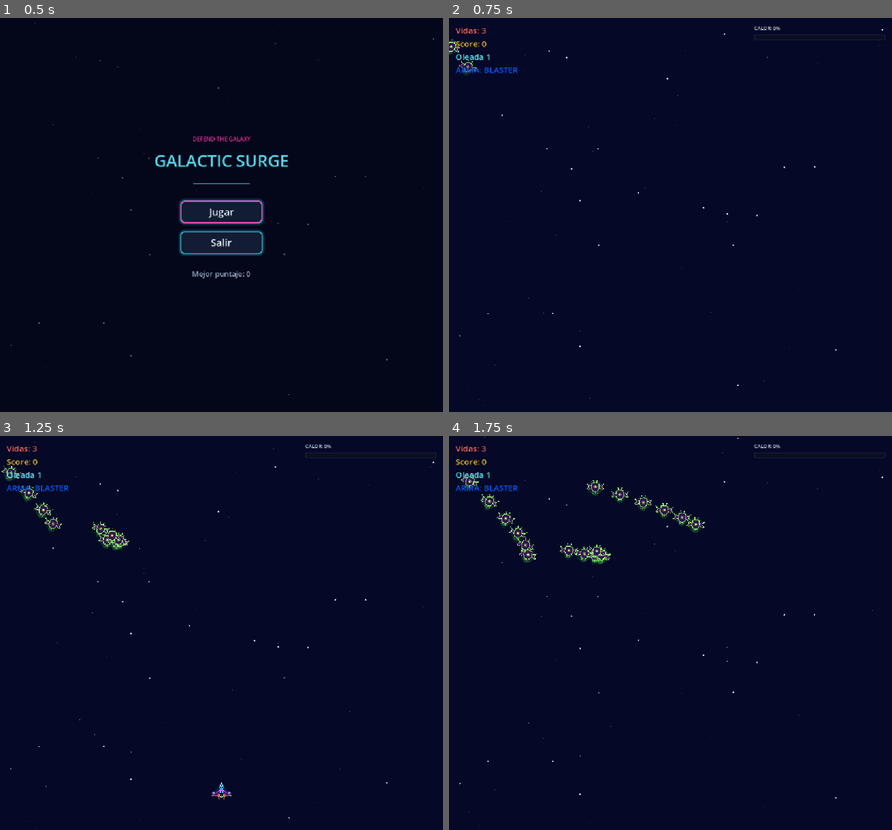
Above: before the commit, frames 1-4 (two rows, left to right).
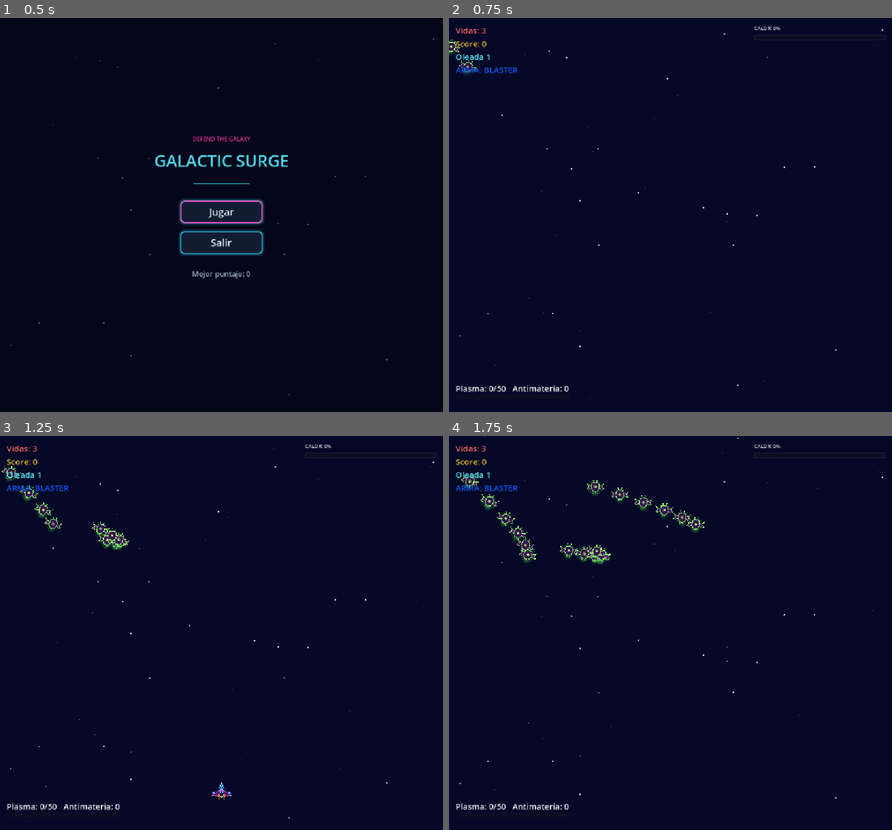
Above: after the commit, the same moments.

Repository: Frank-0511/galactic-surge
Game: Godot game, scene res://scenes/main/main.tscn
The game is run twice, just before and just after one commit, with the same random seed, the same clock (stepped at 60 frames per second) and the same inputs.
Inputs (mouse positions are in pixels of both pictures, inside the frame that each line leads up to):
- Up to frame 1 (0.5 s): no input
- Up to frame 2 (0.75 s): click "Jugar" at 0.5 s
- Up to frame 3 (1.25 s): no input
- Up to frame 4 (1.75 s): tap Enter at 1.25 s; move the mouse to (767, 613) at 1.27 s; hold Right (move_right) from 1.28 s (still down); hold X (antimatter, bound only after the commit) from 1.28 s (still down); click (767, 613) at 1.42 s

Frame 1 is identical in both runs. In frame 2, 0.2% of the frame differs, in the area x 1-27%, y 93-95%; in frame 3, 0.2%; in frame 4, 0.2%.

Commit message:
feat(etapa-14): células de plasma, medidor y carga de antimateria
- LootDrop: nuevo tipo PLASMA_CELL con tres variantes visuales (esfera, cristal, prisma).
- main.gd: 50 células almacenan una carga de antimateria (tope 3); cada 100 células en total dan una vida extra.
- Carga de antimateria con tecla X: destruye enemigos y asteroides en pantalla sin drops y daña al jefe.
- HUD: medidor de plasma y cargas en la esquina inferior izquierda.
- Test etapa_14_contract_test.gd y ADR 012 aceptada.

Diff:
--- a/project.godot
+++ b/project.godot
@@ -83,6 +83,11 @@
 "events": [Object(InputEventKey,"resource_local_to_scene":false,"resource_name":"","device":-1,"window_id":0,"alt_press …(192 unchanged characters)…
 ]
 }
+antimatter={
+"deadzone": 0.5,
+"events": [Object(InputEventKey,"resource_local_to_scene":false,"resource_name":"","device":-1,"window_id":0,"alt_pressed":false,"shift_pressed":false,"ctrl_pressed":false,"meta_pressed":false,"pressed":false,"keycode":0,"physical_keycode":88,"key_label":0,"unicode":120,"location":0,"echo":false,"script":null)
+]
+}
 
 [rendering]
 
--- a/scenes/effects/visual_feedback.gd
+++ b/scenes/effects/visual_feedback.gd
@@ -53,6 +53,19 @@
 
 
 
+## Full-screen mint flash with a label, used when an antimatter charge detonates.
+func play_antimatter_blast() -> void:
+	var blast: ColorRect = ColorRect.new()
+	blast.color = Color(0.5, 1.0, 0.7, 0.55)
+	blast.set_anchors_preset(Control.PRESET_FULL_RECT)
+	blast.mouse_filter = Control.MOUSE_FILTER_IGNORE
+	$DamageFlashLayer.add_child(blast)
+	var tween: Tween = create_tween()
+	tween.tween_property(blast, "modulate:a", 0.0, 0.5)
+	tween.tween_callback(blast.queue_free)
+	play_text_popup(get_viewport_rect().size * 0.5, "ANTIMATERIA", Color(0.5, 1.0, 0.7))
+
+
 func play_damage_flash() -> void:
 	if is_instance_valid(_flash_tween):
 		_flash_tween.kill()
--- a/scenes/loot/loot_drop.gd
+++ b/scenes/loot/loot_drop.gd
@@ -1,6 +1,6 @@
 # loot_drop.gd
 # Collectible loot item with autonomous fall, sine wave drift, player magnetism,
-# and procedural vector rendering for 5 distinct powerup/score types.
+# and procedural vector rendering for each powerup, score, and plasma cell type.
 
 class_name LootDrop
 extends Area2D
@@ -16,7 +16,11 @@
 	MEDALLION_LASER,
 	POWER_ATOM,
 	RECOVERY_CAPSULE,
+	PLASMA_CELL,
 }
+
+## Number of visual shapes a plasma cell can take: sphere, crystal, prism.
+const PLASMA_CELL_VARIANT_COUNT: int = 3
 
 signal collected(loot_type: Type)
 
@@ -32,6 +36,7 @@
 var _velocity: Vector2 = Vector2.ZERO
 var _elapsed: float = 0.0
 var _collected: bool = false
+var _variant: int = 0
 
 
 func _ready() -> void:
@@ -85,6 +90,7 @@
 	_velocity = Vector2.ZERO
 	_elapsed = 0.0
 	_collected = false
+	_variant = randi() % PLASMA_CELL_VARIANT_COUNT
 	if custom_lifetime > 0.0:
 		lifetime = custom_lifetime
 	elif _type == Type.RECOVERY_CAPSULE:
@@ -143,6 +149,8 @@
 			_draw_power_atom()
 		Type.RECOVERY_CAPSULE:
 			_draw_recovery_capsule()
+		Type.PLASMA_CELL:
+			_draw_plasma_cell()
 
 
 func _get_type_glow_color() -> Color:
@@ -167,6 +175,8 @@
 			return Color(1.0, 0.85, 0.2) # Neon Golden
 		Type.RECOVERY_CAPSULE:
 			return Color(0.1, 0.95, 1.0) # Radiant Cyan
+		Type.PLASMA_CELL:
+			return Color(0.4, 1.0, 0.6) # Plasma Mint
 		_:
 			return Color.WHITE
 
@@ -303,3 +313,28 @@
 	draw_line(Vector2(-3.5, 2), Vector2(0, -4), Color.WHITE, 1.8, true)
 	draw_line(Vector2(0, -4), Vector2(3.5, 2), Color.WHITE, 1.8, true)
 	draw_circle(Vector2(0, -4), 1.5, Color.WHITE)
+
+
+func _draw_plasma_cell() -> void:
+	# Three variants chosen in configure(): sphere, crystal and energy prism
+	var mint: Color = Color(0.4, 1.0, 0.6)
+	match _variant:
+		0:
+			# Sphere with a bright specular highlight
+			draw_circle(Vector2.ZERO, 6.0, mint)
+			draw_circle(Vector2(-2.0, -2.0), 2.0, Color.WHITE)
+		1:
+			# Small crystal: elongated diamond
+			var crystal: PackedVector2Array = PackedVector2Array([
+				Vector2(0, -8), Vector2(4, 0), Vector2(0, 8), Vector2(-4, 0)
+			])
+			draw_colored_polygon(crystal, mint)
+			draw_line(Vector2(0, -8), Vector2(0, 8), Color.WHITE, 1.0, true)
+		_:
+			# Energy prism: triangle with a pulsing core
+			var prism: PackedVector2Array = PackedVector2Array([
+				Vector2(0, -7), Vector2(6, 5), Vector2(-6, 5)
+			])
+			draw_colored_polygon(prism, mint)
+			var core: float = 1.5 + 0.8 * sin(_elapsed * 6.0)
+			draw_circle(Vector2(0, 1), core, Color.WHITE)
--- a/scenes/main/main.gd
+++ b/scenes/main/main.gd
@@ -1,6 +1,6 @@
 # main.gd
 # Coordinates the combat session, navigation states, visual and audio feedback,
-# loot drops, and wave-transition announcements.
+# loot drops, plasma cell meter, antimatter detonations, and wave-transition announcements.
 
 extends Node2D
 
@@ -21,6 +21,11 @@
 const SHIELD_DURATION: float = 10.0
 const NEARBY_SHAKE_RADIUS: float = 220.0
 const EXTRA_LIFE_SCORE_THRESHOLD: int = 1_000_000
+const PLASMA_CELLS_PER_CHARGE: int = 50
+const PLASMA_CELLS_PER_EXTRA_LIFE: int = 100
+const MAX_ANTIMATTER_CHARGES: int = 3
+const ANTIMATTER_ENEMY_DAMAGE: int = 999
+const ANTIMATTER_BOSS_DAMAGE: int = 15
 
 const _RADAR_PHRASES: Array[String] = [
 	"SEÑAL HOSTIL DETECTADA",
@@ -74,6 +79,8 @@
 @export_range(0.0, 1.0, 0.01) var medallion_missile_weight: float = 0.08
 @export_range(0.0, 1.0, 0.01) var medallion_laser_weight: float = 0.08
 @export_range(0.0, 1.0, 0.01) var power_atom_weight: float = 0.11
+## Chance that a destroyed enemy ship also drops a plasma cell.
+@export_range(0.0, 1.0, 0.01) var plasma_cell_drop_chance: float = 0.25
 
 var _session_state: SessionState = SessionState.MAIN_MENU
 var _state_before_pause: SessionState = SessionState.PLAYING
@@ -83,6 +90,15 @@
 var _pending_wave_index: int = 0
 var _last_phrase_index: int = -1
 var _active_boss: Area2D = null
+
+## Plasma cell meter (0 to PLASMA_CELLS_PER_CHARGE - 1), lifetime cell count,
+## and stored antimatter charges for the current session.
+var plasma_cells: int = 0
+var plasma_cells_total: int = 0
+var antimatter_charges: int = 0
+## True only while an antimatter blast is destroying targets, so the kills
+## award score without spawning drops.
+var _antimatter_blasting: bool = false
 
 var _game_layout: GameLayout = GameLayout.new()
 
@@ -164,7 +180,13 @@
 
 
 func _unhandled_input(event: InputEvent) -> void:
-	if event.is_echo() or not event.is_action_pressed(&"pause"):
+	if event.is_echo():
+		return
+	if event.is_action_pressed(&"antimatter"):
+		if activate_antimatter():
+			get_viewport().set_input_as_handled()
+		return
+	if not event.is_action_pressed(&"pause"):
 		return
 	if _session_state == SessionState.PLAYING or _session_state == SessionState.BOSS_BATTLE:
 		pause_session()
@@ -342,7 +364,11 @@
 	_audio_feedback.play_enemy_explosion()
 	if explosion_position.distance_to(_player.global_position) < NEARBY_SHAKE_RADIUS:
 		_camera.shake(3.0, 0.12)
+	if _antimatter_blasting:
+		return
 	_try_spawn_enemy_loot(explosion_position)
+	if randf() < plasma_cell_drop_chance:
+		_spawn_loot(LootDrop.Type.PLASMA_CELL, explosion_position)
 
 
 func _on_asteroid_spawned(asteroid: Area2D) -> void:
@@ -384,7 +410,7 @@
 		_camera.shake(4.0, 0.15)
 
 	# High-HP large asteroids drop resources or power-ups
-	if size_idx == 0:
+	if size_idx == 0 and not _antimatter_blasting:
 		var has_loot: bool = (asteroid != null and asteroid.get("contains_loot") == true)
 		if has_loot or randf() < 0.60:
 			_spawn_loot(_pick_loot_type(), pos)
@@ -578,6 +604,8 @@
 					_visual_feedback.play_level_up(_player.global_position, _player.get_weapon_level() if _player.has_method(&"get_weapon_level") else 1)
 				if _audio_feedback != null and _audio_feedback.has_method(&"play_medallion_collected"):
 					_audio_feedback.play_medallion_collected(target_w)
+		LootDrop.Type.PLASMA_CELL:
+			_collect_plasma_cell()
 		LootDrop.Type.POWER_ATOM, LootDrop.Type.RECOVERY_CAPSULE:
 			if _player.has_method(&"apply_power_atom"):
 				_player.apply_power_atom()
@@ -586,6 +614,57 @@
 			if _visual_feedback != null and _visual_feedback.has_method(&"play_level_up"):
 				_visual_feedback.play_level_up(_player.global_position, _player.get_weapon_level() if _player.has_method(&"get_weapon_level") else 1)
 
+
+
+## Adds one plasma cell to the meter. Every PLASMA_CELLS_PER_CHARGE cells stores
+## one antimatter charge, up to MAX_ANTIMATTER_CHARGES; while the stock is full
+## the meter stays just below full. Every PLASMA_CELLS_PER_EXTRA_LIFE cells in
+## total grants an extra life.
+func _collect_plasma_cell() -> void:
+	plasma_cells_total += 1
+	if plasma_cells_total % PLASMA_CELLS_PER_EXTRA_LIFE == 0:
+		lives = mini(lives + 1, STARTING_LIVES)
+
+	plasma_cells += 1
+	if plasma_cells >= PLASMA_CELLS_PER_CHARGE:
+		if antimatter_charges < MAX_ANTIMATTER_CHARGES:
+			antimatter_charges += 1
+			plasma_cells = 0
+		else:
+			plasma_cells = PLASMA_CELLS_PER_CHARGE - 1
+
+	if _audio_feedback != null and _audio_feedback.has_method(&"play_power_atom_collected"):
+		_audio_feedback.play_power_atom_collected()
+	_update_hud()
+
+
+## Detonates one stored antimatter charge: destroys every enemy and asteroid on
+## screen (without drops) and clears enemy bullets. The boss takes a fixed hit
+## instead. Returns true when a charge was spent.
+func activate_antimatter() -> bool:
+	if antimatter_charges <= 0 or _antimatter_blasting:
+		return false
+	if _session_state != SessionState.PLAYING and _session_state != SessionState.BOSS_BATTLE:
+		return false
+
+	antimatter_charges -= 1
+	_clear_enemy_bullets()
+	_antimatter_blasting = true
+	for target: Node in get_tree().get_nodes_in_group(&"enemies"):
+		if is_instance_valid(target) and target != _active_boss and target.has_method(&"take_damage"):
+			target.take_damage(ANTIMATTER_ENEMY_DAMAGE)
+	_antimatter_blasting = false
+
+	if is_instance_valid(_active_boss):
+		_active_boss.take_damage(ANTIMATTER_BOSS_DAMAGE)
+
+	if _visual_feedback != null and _visual_feedback.has_method(&"play_antimatter_blast"):
+		_visual_feedback.play_antimatter_blast()
+	if _camera != null and _camera.has_method(&"add_trauma"):
+		_camera.add_trauma(0.8)
+	_audio_feedback.play_enemy_explosion()
+	_update_hud()
+	return true
 
 
 func _on_wave_cleared(_wave_index: int) -> void:
@@ -801,6 +880,10 @@
 	score = 0
 	wave = 1
 	_last_extra_life_threshold = 0
+	plasma_cells = 0
+	plasma_cells_total = 0
+	antimatter_charges = 0
+	_antimatter_blasting = false
 	if _player != null and _player.has_method(&"set_weapon_level"):
 		_player.set_weapon_level(1)
 	_session_active = true
@@ -851,6 +934,7 @@
 	_hud.set_lives(lives)
 	_hud.set_score(score)
 	_hud.set_wave(wave)
+	_hud.set_plasma(plasma_cells, PLASMA_CELLS_PER_CHARGE, antimatter_charges)
 	if _hud != null:
 		if _hud.has_method(&"set_active_weapon"):
 			_hud.set_active_weapon(_player.get_weapon() if (_player != null and _player.has_method(&"get_weapon")) else 0)
--- a/scenes/ui/hud.gd
+++ b/scenes/ui/hud.gd
@@ -1,6 +1,6 @@
 # hud.gd
 # Displays player lives, score, wave, boss health bar,
-# barrel overheat status, and active combo multipliers.
+# barrel overheat status, active combo multipliers, and the plasma meter.
 # Emits semantic signals for player retries and menu navigation.
 
 extends CanvasLayer
@@ -40,14 +40,18 @@
 var _current_weapon_type: int = 0
 var _heat_fill_style: StyleBoxFlat = null
 var _overheat_pulse_time: float = 0.0
+var _plasma_label: Label = null
+var _plasma_bar: ProgressBar = null
 
 
 func _ready() -> void:
 	_init_styles()
+	_build_plasma_meter()
 	set_active_weapon(_current_weapon_type)
 	set_weapon_level(1, 0)
 	set_heat(0.0, 100.0, false)
 	set_combo(1, 0, 0.0)
+	set_plasma(0, 50, 0)
 
 
 func _process(delta: float) -> void:
@@ -158,6 +162,39 @@
 	_boss_container.visible = false
 
 
+## Bottom-left meter for plasma cells collected toward the next antimatter
+## charge, plus the number of charges ready to detonate.
+func set_plasma(cells: int, per_charge: int, charges: int) -> void:
+	if _plasma_bar == null or _plasma_label == null:
+		return
+	_plasma_bar.max_value = per_charge
+	_plasma_bar.value = cells
+	_plasma_label.text = "Plasma: %d/%d   Antimateria: %d" % [cells, per_charge, charges]
+
+
+func _build_plasma_meter() -> void:
+	var container: Control = Control.new()
+	container.name = "PlasmaContainer"
+	container.anchor_top = 1.0
+	container.anchor_bottom = 1.0
+	container.offset_left = 16.0
+	container.offset_top = -72.0
+	container.offset_right = 296.0
+	container.offset_bottom = -16.0
+	add_child(container)
+
+	_plasma_label = Label.new()
+	_plasma_label.name = "PlasmaLabel"
+	container.add_child(_plasma_label)
+
+	_plasma_bar = ProgressBar.new()
+	_plasma_bar.name = "PlasmaBar"
+	_plasma_bar.show_percentage = false
+	_plasma_bar.position = Vector2(0.0, 28.0)
+	_plasma_bar.size = Vector2(280.0, 14.0)
+	container.add_child(_plasma_bar)
+
+
 func set_lives(lives: int) -> void:
 	_lives_label.text = "Vidas: %d" % lives
 	lives_changed.emit(lives)
--- /dev/null
+++ b/tests/etapa_14_contract_test.gd
@@ -0,0 +1,241 @@
+# etapa_14_contract_test.gd
+# Contract test harness for Etapa 14: Células de Plasma y Cargas de Antimateria.
+# Verifies:
+# 1. LootDrop exposes the PLASMA_CELL type and picks one of three visual variants.
+# 2. The "antimatter" input action is bound to the X key.
+# 3. Plasma meter: 50 cells store one charge, the meter stays below full when the
+#    charge stock is full, and every 100 cells in total grant an extra life.
+# 4. Antimatter detonation: spends one charge, destroys enemies on screen with
+#    score (no drops), and is refused when no charge is stored.
+# 5. HUD: the plasma meter reflects the current cell count and charges.
+
+extends SceneTree
+
+const LOOT_DROP_SCENE_PATH := "res://scenes/loot/loot_drop.tscn"
+const ASTEROID_SCENE_PATH := "res://scenes/entities/asteroid/asteroid.tscn"
+const MAIN_SCENE_PATH := "res://scenes/main/main.tscn"
+
+const LootDropScript: Script = preload("res://scenes/loot/loot_drop.gd")
+
+
+func _init() -> void:
+	call_deferred("_run_contracts")
+
+
+func _run_contracts() -> void:
+	print("--- INICIANDO CONTRATOS ETAPA 14 ---")
+	var t1: bool = await _assert_plasma_cell_loot_contract()
+	var t2: bool = _assert_antimatter_input_contract()
+	var t3: bool = await _assert_plasma_meter_contract()
+	var t4: bool = await _assert_antimatter_detonation_contract()
+	var t5: bool = await _assert_hud_plasma_meter_contract()
+
+	var all_passed: bool = t1 and t2 and t3 and t4 and t5
+
+	if all_passed:
+		print("ETAPA 14 CONTRACT TESTS: ALL PASSED")
+	else:
+		push_error("ETAPA 14 CONTRACT TESTS: FAILURES DETECTED")
+
+	quit(0 if all_passed else 1)
+
+
+# ---------------------------------------------------------------------------
+# 1. Plasma cell loot type and variants
+# ---------------------------------------------------------------------------
+func _assert_plasma_cell_loot_contract() -> bool:
+	if not ResourceLoader.exists(LOOT_DROP_SCENE_PATH):
+		push_error("Missing loot drop scene: %s" % LOOT_DROP_SCENE_PATH)
+		return false
+
+	var packed: PackedScene = load(LOOT_DROP_SCENE_PATH) as PackedScene
+	var loot: Area2D = packed.instantiate() as Area2D
+	root.add_child(loot)
+	await process_frame
+
+	loot.call("configure", LootDropScript.Type.PLASMA_CELL, Vector2(200, 200))
+	await process_frame
+
+	if loot.call("get_type") != LootDropScript.Type.PLASMA_CELL:
+		push_error("LootDrop must keep the PLASMA_CELL type after configure()")
+		loot.queue_free()
+		return false
+
+	var variant: int = loot.get("_variant")
+	if variant < 0 or variant >= LootDropScript.PLASMA_CELL_VARIANT_COUNT:
+		push_error("Plasma cell variant must be in [0, %d)" % LootDropScript.PLASMA_CELL_VARIANT_COUNT)
+		loot.queue_free()
+		return false
+
+	loot.queue_free()
+	await process_frame
+	return true
+
+
+# ---------------------------------------------------------------------------
+# 2. Input binding
+# ---------------------------------------------------------------------------
+func _assert_antimatter_input_contract() -> bool:
+	if not InputMap.has_action(&"antimatter"):
+		push_error("Input action 'antimatter' must exist in project.godot")
+		return false
+
+	for event: InputEvent in InputMap.action_get_events(&"antimatter"):
+		var key_event: InputEventKey = event as InputEventKey
+		if key_event != null and key_event.physical_keycode == KEY_X:
+			return true
+
+	push_error("Input action 'antimatter' must be bound to the X key")
+	return false
+
+
+# ---------------------------------------------------------------------------
+# 3. Plasma meter conversion, cap, and extra life
+# ---------------------------------------------------------------------------
+func _assert_plasma_meter_contract() -> bool:
+	var main: Node2D = await _spawn_main()
+	if main == null:
+		return false
+
+	main.call("reset_session")
+	await process_frame
+
+	for i: int in range(49):
+		main.call("_on_loot_collected", LootDropScript.Type.PLASMA_CELL)
+	if main.get("antimatter_charges") != 0 or main.get("plasma_cells") != 49:
+		push_error("49 plasma cells must fill the meter without storing a charge")
+		main.queue_free()
+		return false
+
+	main.call("_on_loot_collected", LootDropScript.Type.PLASMA_CELL)
+	if main.get("antimatter_charges") != 1 or main.get("plasma_cells") != 0:
+		push_error("50 plasma cells must store one antimatter charge and reset the meter")
+		main.queue_free()
+		return false
+
+	# Fill the stock to its cap; the meter must then stay below full
+	for i: int in range(50 * 2):
+		main.call("_on_loot_collected", LootDropScript.Type.PLASMA_CELL)
+	if main.get("antimatter_charges") != 3:
+		push_error("Antimatter charges must reach the cap of 3")
+		main.queue_free()
+		return false
+
+	for i: int in range(50):
+		main.call("_on_loot_collected", LootDropScript.Type.PLASMA_CELL)
+	if main.get("antimatter_charges") != 3 or main.get("plasma_cells") != 49:
+		push_error("At the charge cap the meter must stay at 49 and never store more charges")
+		main.queue_free()
+		return false
+
+	# Extra life every 100 cells in total (lives are capped by STARTING_LIVES)
+	main.call("reset_session")
+	await process_frame
+	main.set("lives", 1)
+	for i: int in range(100):
+		main.call("_on_loot_collected", LootDropScript.Type.PLASMA_CELL)
+	if main.get("lives") != 2:
+		push_error("100 total plasma cells must grant one extra life")
+		main.queue_free()
+		return false
+
+	main.queue_free()
+	await process_frame
+	return true
+
+
+# ---------------------------------------------------------------------------
+# 4. Antimatter detonation
+# ---------------------------------------------------------------------------
+func _assert_antimatter_detonation_contract() -> bool:
+	var main: Node2D = await _spawn_main()
+	if main == null:
+		return false
+
+	main.call("reset_session")
+	await process_frame
+
+	if main.call("activate_antimatter"):
+		push_error("Antimatter must be refused when no charge is stored")
+		main.queue_free()
+		return false
+
+	if not ResourceLoader.exists(ASTEROID_SCENE_PATH):
+		push_error("Missing asteroid scene: %s" % ASTEROID_SCENE_PATH)
+		main.queue_free()
+		return false
+
+	var asteroid: Area2D = (load(ASTEROID_SCENE_PATH) as PackedScene).instantiate() as Area2D
+	main.add_child(asteroid)
+	asteroid.global_position = Vector2(300, 200)
+	main.call("_on_asteroid_spawned", asteroid)
+	await process_frame
+
+	var score_before: int = main.get("score")
+	main.set("antimatter_charges", 1)
+	if not main.call("activate_antimatter"):
+		push_error("Antimatter must detonate when a charge is stored")
+		main.queue_free()
+		return false
+
+	await process_frame
+	if main.get("antimatter_charges") != 0:
+		push_error("Detonation must spend the stored charge")
+		main.queue_free()
+		return false
+	if is_instance_valid(asteroid) and not asteroid.is_queued_for_deletion():
+		push_error("Detonation must destroy enemies and asteroids on screen")
+		main.queue_free()
+		return false
+	if main.get("score") <= score_before:
+		push_error("Enemies destroyed by antimatter must still award score")
+		main.queue_free()
+		return false
+
+	main.queue_free()
+	await process_frame
+	return true
+
+
+# ---------------------------------------------------------------------------
+# 5. HUD plasma meter
+# ---------------------------------------------------------------------------
+func _assert_hud_plasma_meter_contract() -> bool:
+	var main: Node2D = await _spawn_main()
+	if main == null:
+		return false
+
+	main.call("reset_session")
+	await process_frame
+
+	for i: int in range(12):
+		main.call("_on_loot_collected", LootDropScript.Type.PLASMA_CELL)
+
+	var hud: CanvasLayer = main.get_node_or_null("HUD") as CanvasLayer
+	var bar: ProgressBar = hud.find_child("PlasmaBar", true, false) as ProgressBar if hud != null else null
+	if bar == null:
+		push_error("HUD must contain the PlasmaBar meter")
+		main.queue_free()
+		return false
+	if int(bar.value) != 12 or int(bar.max_value) != 50:
+		push_error("HUD plasma meter must show 12/50 after 12 cells, got %d/%d" % [int(bar.value), int(bar.max_value)])
+		main.queue_free()
+		return false
+
+	main.queue_free()
+	await process_frame
+	return true
+
+
+# ---------------------------------------------------------------------------
+# Helpers
+# ---------------------------------------------------------------------------
+func _spawn_main() -> Node2D:
+	if not ResourceLoader.exists(MAIN_SCENE_PATH):
+		push_error("Missing Main scene: %s" % MAIN_SCENE_PATH)
+		return null
+	var packed: PackedScene = load(MAIN_SCENE_PATH) as PackedScene
+	var main: Node2D = packed.instantiate() as Node2D
+	root.add_child(main)
+	await process_frame
+	return main
